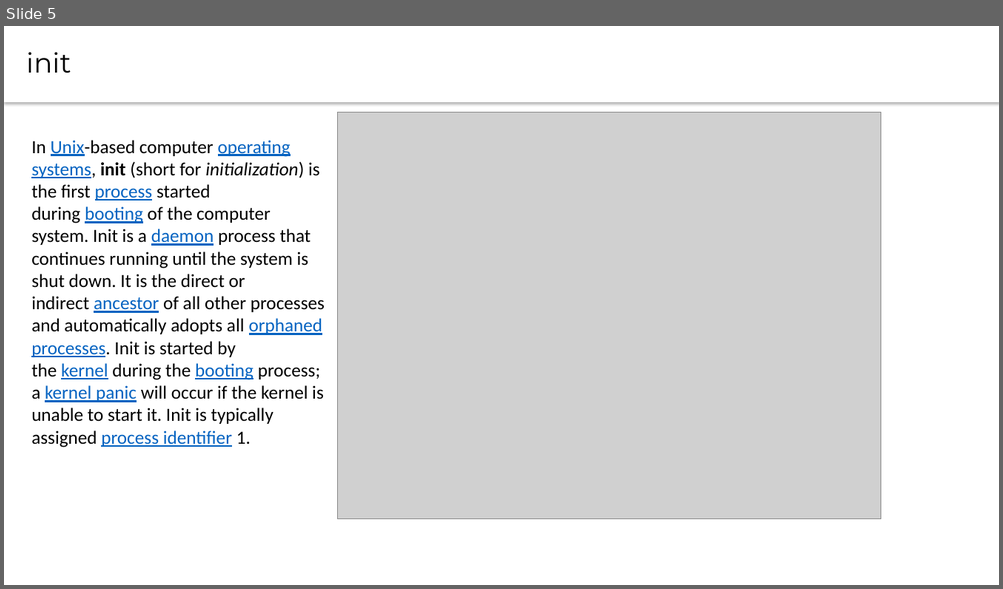
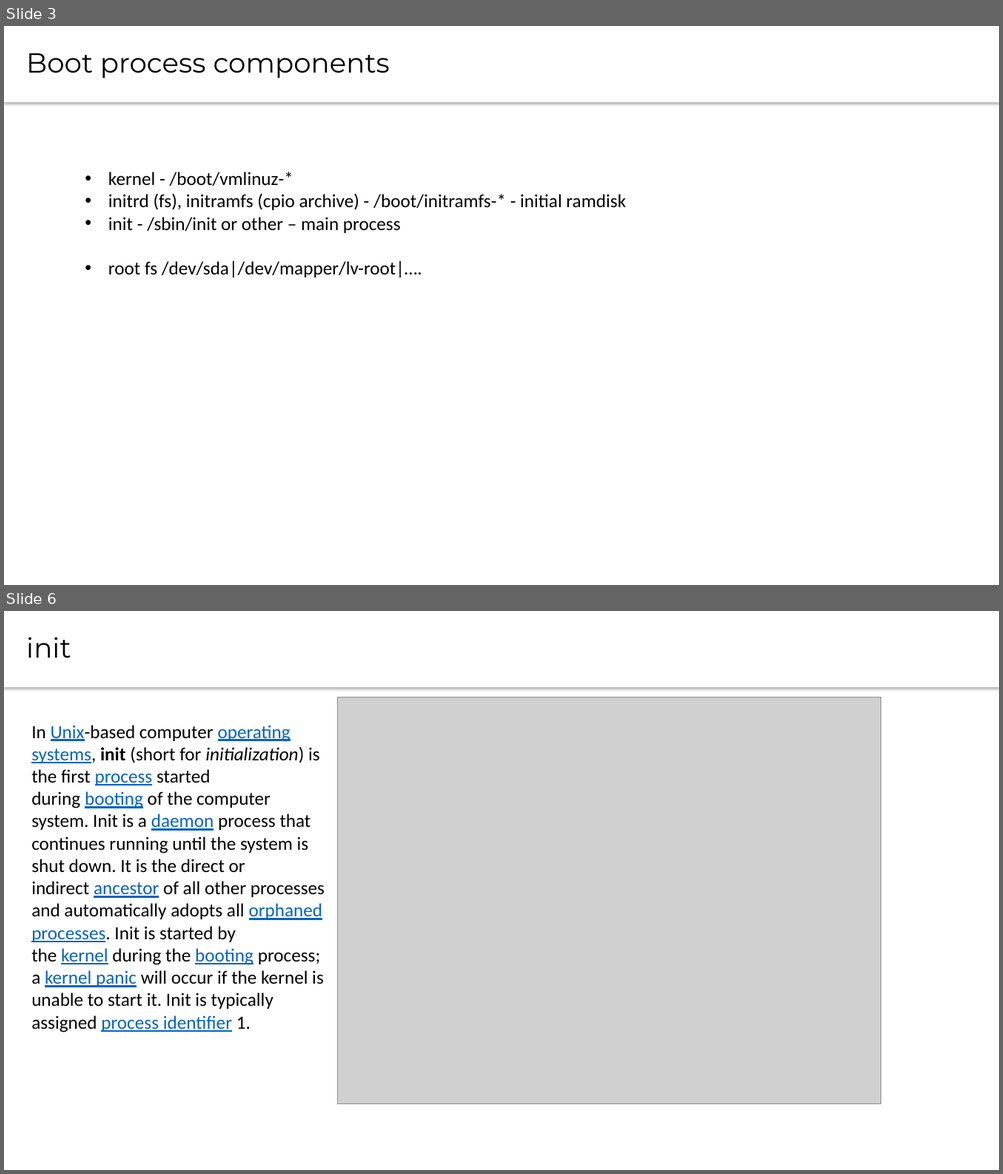
Before and after one commit to CsteerDevops1/lectures_devops2, a slide deck: LinuxAdm/LinuxAdm4.pptx. Shown one above the other, each under a label of ours: slide 5 before the commit, slides 3 and 6 after it; the slides between them are not shown. The pictures are 1003x589 and 1003x1174 pixels, drawn with LibreOffice and Linux fonts; fonts in the diff are those of the drawing; grey boxes stand for pictures. Boxes give left, top, right and bottom in pixels: in the first picture for what was removed or moved away, otherwise in the second. Text is boxed around its words. In the diff, an @@ line names an element or a change of style, - is before the commit and + after.

```diff
--- a/LinuxAdm/LinuxAdm4.pptx
+++ b/LinuxAdm/LinuxAdm4.pptx
@@ slide 3 added at bbox=[4, 26, 999, 585], background #FFFFFF @@
@@ text added at bbox=[4, 26, 999, 102], fill #FFFFFF, 26.7 pt, text #000000 @@
+Boot process components
@@ text added at bbox=[108, 172, 626, 278], 18 pt, text #000000 @@
+• kernel - /boot/vmlinuz-*
+• initrd (fs), initramfs (cpio archive) - /boot/initramfs-* - initial ramdisk
+• init - /sbin/init or other – main process
+• root fs /dev/sda|/dev/mapper/lv-root|….
@@ what was slide 5 is now slide 6 @@
```
Also in this commit, not shown: 2 slides changed.
